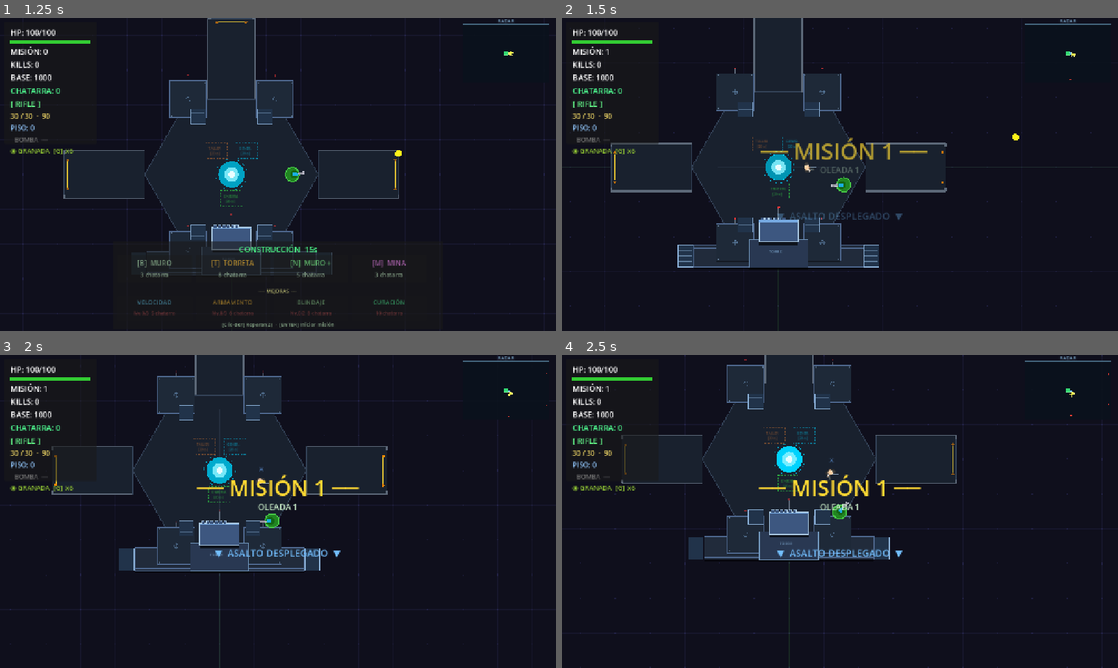
Above: before the commit, frames 1-4 (two rows, left to right).
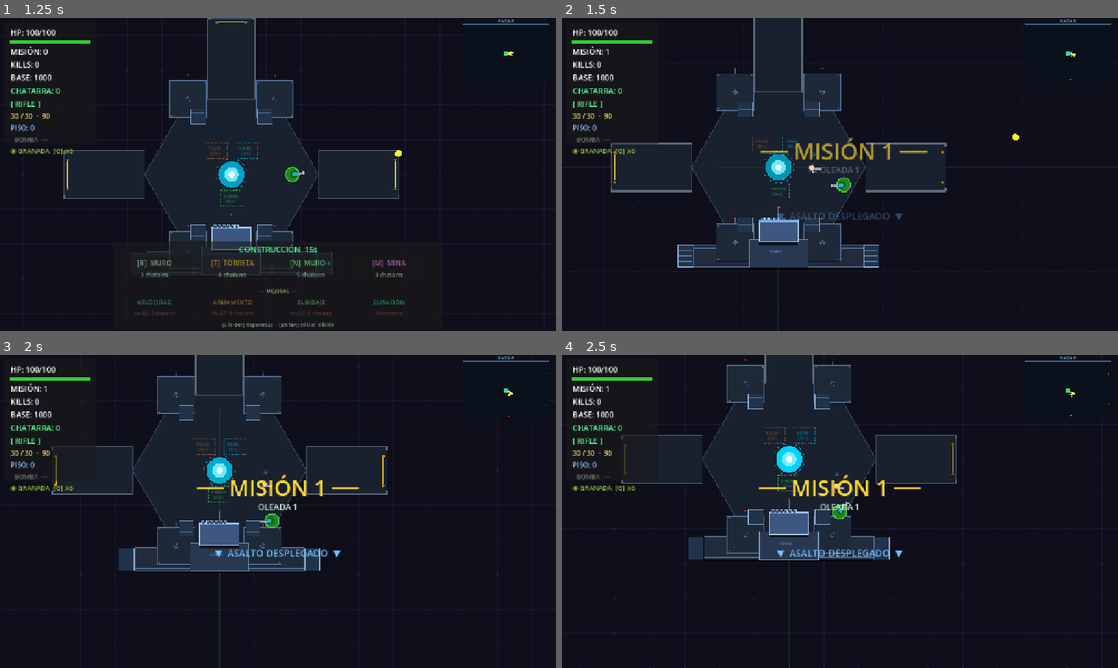
Above: after the commit, the same moments.

Repository: enriquecordero/last-colony
Game: Godot game, scene res://scenes/main.tscn
Same seed, same stepped clock (60 frames per second), same inputs: the game is played once before the commit and once after it. This scene is started directly instead of the project's main scene.
Inputs (mouse positions are in pixels of both pictures, inside the frame that each line leads up to):
- Up to frame 1 (1.25 s): tap Enter at 0.5 s; move the mouse to (400, 158) at 0.52 s; hold D from 0.53 s (still down); tap R at 0.6 s; click (400, 158) at 0.67 s; tap Space at 0.77 s
- Up to frame 2 (1.5 s): move the mouse to (728, 190) at 1.27 s; release D at 1.28 s; hold S from 1.28 s (still down); tap Enter at 1.35 s
- Up to frame 3 (2 s): keep holding S; tap Space at 1.52 s
- Up to frame 4 (2.5 s): move the mouse to (895, 442) at 2.02 s; release S at 2.03 s; hold D from 2.03 s (still down); tap Keypad Enter at 2.1 s

Frame 1 is identical in both runs. In frame 2, less than 0.1% of the frame differs, in the area x 43-92%, y 10-50%; in frame 3, less than 0.1%; in frame 4, less than 0.1%.
Error in both runs: Cannot call method 'queue_free' on a null value. (res://scripts/main.gd:397)

Commit message:
NPCs guard assigned gates instead of following player in SURVIVAL
Each NPC gets a post_pos (their fortress arm) when spawned in SURVIVAL.
- Assault: guards East gate, engages enemies up to 420px away
- Medic: returns to hex center when idle, ready to heal anyone
- Engineer: guards/builds at North gate; repairs walls in that zone

In non-SURVIVAL missions, post_pos stays at Vector2.ZERO so NPCs
continue following the player as before. Also extracted _is_survival()
helper to deduplicate the repeated mission-type check.

Co-Authored-By: Claude Sonnet 4.6 <noreply@anthropic.com>

Diff:
--- a/scripts/main.gd
+++ b/scripts/main.gd
@@ -1001,9 +1001,7 @@
 				_spawn_boss()
 
 func _spawn_wave() -> void:
-	var is_survival: bool = _mission_runtime != null and is_instance_valid(_mission_runtime) \
-		and _mission_runtime.mission != null \
-		and _mission_runtime.mission.type == _MissionData.MissionType.SURVIVAL
+	var is_survival: bool = _is_survival()
 
 	# SURVIVAL: overwhelm — necesitas torres, minas y NPCs para sobrevivir
 	var hp_mult:  float = 1.0 + (_wave - 1) * (0.45 if is_survival else 0.28)
@@ -1074,10 +1072,7 @@
 # ── NPC squad ─────────────────────────────────────────────────────────────────
 
 func _check_npc_spawn() -> void:
-	var survival: bool = _mission_runtime != null and is_instance_valid(_mission_runtime) \
-		and _mission_runtime.mission != null \
-		and _mission_runtime.mission.type == _MissionData.MissionType.SURVIVAL
-	if survival:
+	if _is_survival():
 		# En fortress defense, todos spawnean en wave 1 en las puertas de los brazos
 		if _wave == 1:
 			if not is_instance_valid(_assault_npc): _spawn_assault_npc()
@@ -1092,11 +1087,7 @@
 			_spawn_engineer_npc()
 
 func _npc_spawn_pos(offset_normal: Vector2) -> Vector2:
-	# En SURVIVAL, posicionar NPCs en la mitad del brazo correspondiente
-	var survival: bool = _mission_runtime != null and is_instance_valid(_mission_runtime) \
-		and _mission_runtime.mission != null \
-		and _mission_runtime.mission.type == _MissionData.MissionType.SURVIVAL
-	if survival:
+	if _is_survival():
 		const ARM_MID := 280.0  # aprox mitad del brazo (HEX_RADIUS*0.866 + ARM_LEN/2)
 		return BASE_POS + offset_normal * ARM_MID
 	return BASE_POS + offset_normal * 70.0
@@ -1108,6 +1099,8 @@
 	_assault_npc.base_pos         = BASE_POS
 	_assault_npc.bullet_container = _bullets
 	_assault_npc.enemies_node     = _enemies
+	if _is_survival():
+		_assault_npc.post_pos = _npc_spawn_pos(Vector2(1, 0))
 	_assault_npc.died.connect(_on_npc_died)
 	_friendlies.add_child(_assault_npc)
 	_hud.show_npc_announcement("ASALTO", Color(0.45, 0.75, 1.0))
@@ -1131,9 +1124,16 @@
 	_engineer_npc.bullet_container = _bullets
 	_engineer_npc.enemies_node     = _enemies
 	_engineer_npc.walls_node       = _walls
+	if _is_survival():
+		_engineer_npc.post_pos = _npc_spawn_pos(Vector2(0, -1))
 	_engineer_npc.died.connect(_on_npc_died)
 	_friendlies.add_child(_engineer_npc)
 	_hud.show_npc_announcement("INGENIERO", Color(1.0, 0.65, 0.20))
+
+func _is_survival() -> bool:
+	return _mission_runtime != null and is_instance_valid(_mission_runtime) \
+		and _mission_runtime.mission != null \
+		and _mission_runtime.mission.type == _MissionData.MissionType.SURVIVAL
 
 func _on_npc_died(npc: Node) -> void:
 	if npc == _assault_npc:
--- a/scripts/npc_assault.gd
+++ b/scripts/npc_assault.gd
@@ -8,10 +8,11 @@
 
 const BULLET_SCENE = preload("res://scenes/bullet.tscn")
 
-const RANGE       := 280.0
+const RANGE       := 420.0   # cubre toda la puerta asignada
 const SPEED       := 130.0
 const FIRE_RATE   := 0.4
 const FOLLOW_DIST := 90.0
+const POST_DIST   := 55.0    # se queda quieto si está a menos de esto de su puesto
 
 var bullet_container: Node2D
 var enemies_node:     Node2D
@@ -39,13 +40,18 @@
 		if _fire_cd <= 0.0:
 			_shoot()
 	else:
-		# Sin amenaza: seguir al player
-		if is_instance_valid(player):
-			var to_p: Vector2 = player.global_position - global_position
-			if to_p.length() > FOLLOW_DIST:
-				velocity = to_p.normalized() * SPEED * 0.7
-			else:
-				velocity = Vector2.ZERO
+		# Sin amenaza: volver al puesto asignado (o seguir al player si no hay puesto)
+		var idle_target: Vector2
+		if post_pos != Vector2.ZERO:
+			idle_target = post_pos
+		elif is_instance_valid(player):
+			idle_target = player.global_position
+		else:
+			velocity = Vector2.ZERO
+			return
+		var to_idle: Vector2 = idle_target - global_position
+		if to_idle.length() > POST_DIST:
+			velocity = to_idle.normalized() * SPEED * 0.65
 		else:
 			velocity = Vector2.ZERO
 	queue_redraw()
--- a/scripts/npc_engineer.gd
+++ b/scripts/npc_engineer.gd
@@ -54,11 +54,12 @@
 	queue_redraw()
 
 func _build_phase_logic() -> void:
-	# Roam around base perimeter and build structures
+	# Construye defensas cerca de su puesto asignado (o base si no hay puesto)
 	if _build_target == Vector2.ZERO \
 			or global_position.distance_to(_build_target) < 35.0:
+		var build_center := post_pos if post_pos != Vector2.ZERO else base_pos
 		var angle := randf() * TAU
-		_build_target = base_pos + Vector2(cos(angle), sin(angle)) * BUILD_RADIUS
+		_build_target = build_center + Vector2(cos(angle), sin(angle)) * BUILD_RADIUS
 
 	var to_t := _build_target - global_position
 	if to_t.length() > 30.0:
@@ -128,14 +129,19 @@
 			_apply_flame()
 		return
 
-	# 3) Idle near player
+	# 3) Idle: volver al puesto asignado (o seguir al player si no hay puesto)
 	_flame_active = false
-	if is_instance_valid(player):
-		var to_p := player.global_position - global_position
-		if to_p.length() > FOLLOW_DIST:
-			velocity = to_p.normalized() * SPEED * 0.55
-		else:
-			velocity = Vector2.ZERO
+	var idle_target: Vector2
+	if post_pos != Vector2.ZERO:
+		idle_target = post_pos
+	elif is_instance_valid(player):
+		idle_target = player.global_position
+	else:
+		velocity = Vector2.ZERO
+		return
+	var to_idle := idle_target - global_position
+	if to_idle.length() > FOLLOW_DIST * 0.5:
+		velocity = to_idle.normalized() * SPEED * 0.55
 	else:
 		velocity = Vector2.ZERO
 
--- a/scripts/npc_medic.gd
+++ b/scripts/npc_medic.gd
@@ -56,13 +56,19 @@
 			if _shoot_cd <= 0.0:
 				_shoot()
 		else:
-			# Idle: follow player
-			if is_instance_valid(player):
-				var to_p := player.global_position - global_position
-				if to_p.length() > FOLLOW_DIST:
-					velocity = to_p.normalized() * SPEED * 0.6
-				else:
-					velocity = Vector2.ZERO
+			# Idle: volver al centro del hex para poder alcanzar a cualquiera rápido
+			var idle_target: Vector2
+			if base_pos != Vector2.ZERO:
+				idle_target = base_pos
+			elif is_instance_valid(player):
+				idle_target = player.global_position
+			else:
+				velocity = Vector2.ZERO
+				queue_redraw()
+				return
+			var to_idle := idle_target - global_position
+			if to_idle.length() > 80.0:
+				velocity = to_idle.normalized() * SPEED * 0.55
 			else:
 				velocity = Vector2.ZERO
 	queue_redraw()
--- a/scripts/npc_soldier.gd
+++ b/scripts/npc_soldier.gd
@@ -35,6 +35,7 @@
 var down_t: float = 0.0
 var player: Node2D
 var base_pos: Vector2 = Vector2.ZERO
+var post_pos: Vector2 = Vector2.ZERO   # posición de guardia asignada; Vector2.ZERO = sin puesto fijo
 
 var _sprite_tex: String  = ""
 var _sprite:     Sprite2D
